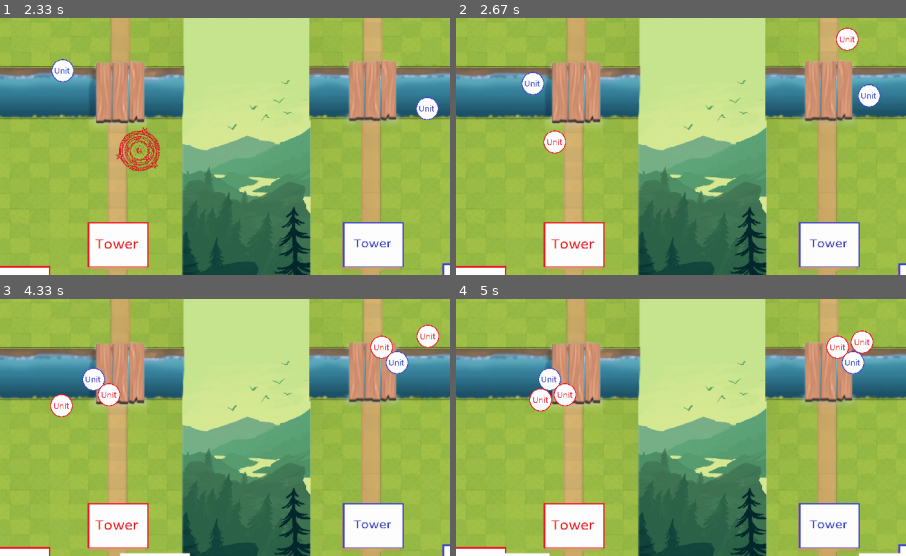
Above: before the commit, frames 1-4 (two rows, left to right).
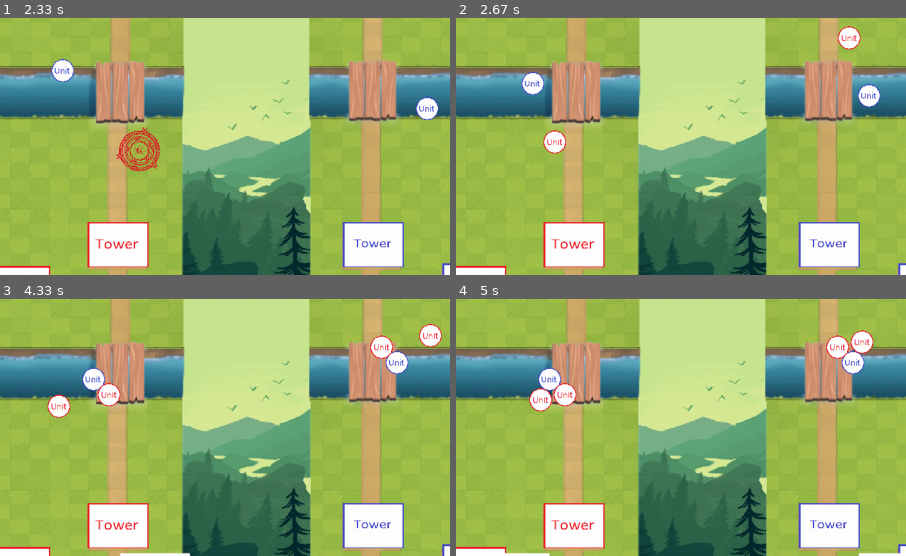
Above: after the commit, the same moments.

Repository: amenshekow/PygameProject
Game: pygame game, started from app.py
The game is run twice, just before and just after one commit, with the same random seed, the same clock (stepped at 60 frames per second) and the same inputs.
Inputs (mouse positions are % of the whole screen's width and height, from its top left):
- Up to frame 1 (2.33 s): click (50, 23) at 0.38 s; hold Right 0.67-1.13 s; move the mouse to (46, 54) at 0.7 s; hold Up 1.17-1.47 s; hold W 1.17-1.47 s; move the mouse to (51, 57) at 1.2 s; hold Right Shift 1.5-1.97 s; hold Right 1.5-1.97 s; hold D 1.5-1.97 s; move the mouse to (60, 72) at 1.53 s; hold Right from 2 s (still down); hold D from 2 s (still down); move the mouse to (19, 74) at 2.03 s; tap Right Ctrl at 2.07 s; tap Right Shift at 2.15 s
- Up to frame 2 (2.67 s): tap Right Ctrl at 2.37, 2.57 s; release Right at 2.47 s; release D at 2.47 s; hold Left from 2.5 s (still down); hold A from 2.5 s (still down); move the mouse to (87, 85) at 2.53 s; tap E at 2.65 s
- Up to frame 3 (4.33 s): tap Right Ctrl at 2.87, 3.13, 3.43, 3.57, 3.97, 4.27 s; release Left at 3.03 s; release A at 3.03 s; hold Left 3.07-3.47 s; hold A 3.07-3.47 s; move the mouse to (24, 13) at 3.1 s; hold Up 3.5-3.87 s; hold W 3.5-3.87 s; move the mouse to (26, 30) at 3.53 s; tap Right Shift at 3.65 s; hold Right from 3.9 s (still down); hold D from 3.9 s (still down); move the mouse to (45, 76) at 3.93 s; tap E at 4.05 s
- Up to frame 4 (5 s): release Right at 4.53 s; release D at 4.53 s; hold Left from 4.57 s (still down); hold A from 4.57 s (still down); move the mouse to (50, 62) at 4.6 s; tap Right Ctrl at 4.63, 4.93 s
The pictures show only the part of the screen within x 23-73%, y 28-78%; the shares and areas given below are measured in that part.

Frame 1 is identical in both runs. In frame 2, 0.3% of the frame differs, in the area x 84-90%, y 3-13%; in frame 3, 0.5%, in the area x 10-99%, y 9-47%; in frame 4, nothing differs.

Commit message:
Появление юнитов на поле(новый)

Diff:
--- a/app.py
+++ b/app.py
@@ -1,3 +1,5 @@
+import copy
+
 import pygame
 import os
 import sys
@@ -121,10 +123,12 @@
 
 # класс карт внизу для выбора
 class Card(Interactive):
-    def __init__(self, title, coord, *group):
+    def __init__(self, title, coord, unit, cost,  *group):
         super().__init__(title, coord, *group)
         self.sost = 0
         self.pos = coord
+        self.unit = unit
+        self.cost = cost
     def upd(self):
         if self.sost == 0:
             image = load_image(self.title + ".png")
@@ -137,6 +141,9 @@
     def new_value(self, value):
         self.sost = value
         self.upd()
+
+    def get_info(self):
+        return [self.sost, self.unit, self.cost]
 
 
 class Circl(pygame.sprite.Sprite):
@@ -286,6 +293,13 @@
     def distance(self, pos1, pos2):
         return ((pos2[0] - pos1[0]) ** 2 + (pos2[1] - pos1[1]) ** 2) ** 0.5
 
+    def new_coord(self, pos):
+        self.rect.centerx = pos[0]
+        self.rect.centery = pos[1]
+
+    def copy(self):
+        return Unit()
+
 
 class Tower(Unit):
     def __init__(self, pos, units_sprites, user, image_for_test='Test_tower.png', size=(95, 70)):
@@ -293,14 +307,18 @@
         self.pos = pos
         self.user = user
 
-
 # Тестовый юнит ближнего боя
 
 class Melee(Unit):
     def __init__(self, pos, attack_r, visual_r, power, hp, speed, units_sprites, user, image_for_test='Test_unit.png'):
         super().__init__((60, 50), pos, image_for_test, attack_r, visual_r, power, hp, speed, units_sprites, user)
+        self.my = (pos, attack_r, visual_r, power, hp, speed, units_sprites, user, image_for_test)
         self.pos = pos
         self.user = user
+
+    def __copy__(self):
+        my = self.my
+        return Melee(my[0], my[1], my[2], my[3], my[4], my[5], my[6], my[7], my[8])
 
 
 # Главное меню игры
@@ -357,13 +375,15 @@
     all_sprites.add(Tower((335, 23), units_sprites, 2, image_for_test='Test_tower_2.png', size=(120, 95)))
 
     # Карты первого игрока(управление WASD)
-    cards1 = [Card("card_unit", (-40, 545)), Card("card_unit", (110, 545)), Card("card_unit", (260, 545)), Card("card_unit", (410, 545))]
+    melee = Melee((25, 25), 1, 100, 10, 10, 2, units_sprites, 1)
+    cards1 = [Card("card_unit", (-40, 545), melee, 5), Card("card_unit", (110, 545), melee, 5), Card("card_unit", (260, 545), melee, 5), Card("card_unit", (410, 545), melee, 5)]
     cards1[0].new_value(1)
     for el in cards1:
         cards_sprites.add(el)
 
     # Карты второго игрока(управление стрелками)
-    cards2 = [Card("card_unit", (700, 545)), Card("card_unit", (850, 545)), Card("card_unit", (1000, 545)), Card("card_unit", (1150, 545))]
+    melee = Melee(invert((0, 0)), 1, 100, 10, 10, 2, units_sprites, 2, image_for_test='Test_unit_2.png')
+    cards2 = [Card("card_unit", (700, 545), melee, 5), Card("card_unit", (850, 545), melee, 5), Card("card_unit", (1000, 545), melee, 5), Card("card_unit", (1150, 545), melee, 5)]
     cards2[0].new_value(1)
     for el in cards2:
         cards_sprites.add(el)
@@ -431,8 +451,13 @@
                     stage1 = 0
                     circleses.remove(circle1)
                     pos = circle1.get_coord()
-                    all_sprites.add(Melee(invert((pos[0] + 25, pos[1] + 25)), 1, 100, 10, 10, 2, units_sprites, 2, image_for_test='Test_unit_2.png'))
-
+                    for el in cards2:
+                        inf = el.get_info()
+                        if inf[0] == 1:
+                            inf[1] = copy.copy(inf[1])
+                            inf[1].new_coord(invert((pos[0] + 25, pos[1] + 25)))
+                            all_sprites.add(inf[1])
+                            break
             if stage2 == 1:
                 keys = pygame.key.get_pressed()
                 if keys[pygame.K_a]:
@@ -454,7 +479,13 @@
                     stage2 = 0
                     circleses.remove(circle2)
                     pos = circle2.get_coord()
-                    all_sprites.add(Melee((pos[0] + 25, pos[1] + 25), 1, 100, 10, 10, 2, units_sprites, 1))
+                    for el in cards1:
+                        inf = el.get_info()
+                        if inf[0] == 1:
+                            inf[1] = copy.copy(inf[1])
+                            inf[1].new_coord((pos[0] + 25, pos[1] + 25))
+                            all_sprites.add(inf[1])
+                            break
 
         all_sprites.draw(screen)
         all_sprites.update()
